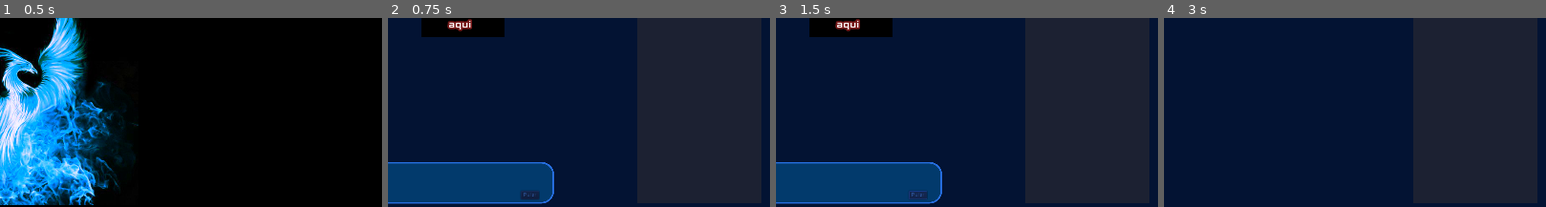
Above: before the commit, frames 1-4 (left to right).
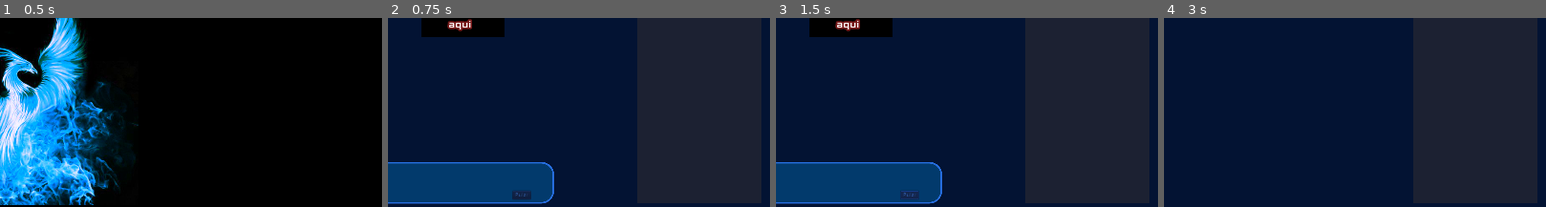
Above: after the commit, the same moments.

Repository: MateusdosAnjos/MAC0499
Game: Godot game, scene res://TelaInicial/TitleScreen.tscn
Same seed, same stepped clock (60 frames per second), same inputs: the game is played once before the commit and once after it.
Inputs:
- Up to frame 1 (0.5 s): no input
- Up to frame 2 (0.75 s): click "Novo Jogo" at 0.5 s
- Up to frame 3 (1.5 s): click "Pular" at 1.25 s
- Up to frame 4 (3 s): click "Tela Cheia" at 2 s; click "Nivel 1" at 2.75 s
The pictures show only the part of the screen within x 50-100%, y 28-78%; the shares and areas given below are measured in that part.

Frame 1 is identical in both runs. In frame 2, 0.2% of the frame differs, in the area x 32-40%, y 91-96%; in frame 3, 0.2%; in frame 4, nothing differs.

Commit message:
Adicionado tutorial esconde após o termino das mensagens

Diff:
--- a/Phoenix Rising/Tutorial/DialogBox.gd
+++ b/Phoenix Rising/Tutorial/DialogBox.gd
@@ -8,6 +8,9 @@
     "Agora adicionei algumas mensagens de teste.",
     ]
 var page = 0
+var maxPages = 2
+
+onready var SkipButton = get_parent().get_node("Skip")
 
 # Functions
 func _ready():
@@ -15,14 +18,20 @@
     set_bbcode(dialog[page])
     set_visible_characters(0)
 
+
 func _on_Timer_timeout():
     set_visible_characters(get_visible_characters()+1)
+    if page == maxPages and get_visible_characters() > get_total_character_count():
+        SkipButton.text = "Esconder"
 
 func _on_Skip_pressed():
-        if get_visible_characters() > get_total_character_count():
-            if page < dialog.size()-1:
-                page += 1
-                set_bbcode(dialog[page])
-                set_visible_characters(0)
+        if SkipButton.text == "Esconder":
+            get_parent().hide()
         else:
-            set_visible_characters(get_total_character_count())
+            if get_visible_characters() > get_total_character_count():
+                if page < dialog.size()-1:
+                    page += 1
+                    set_bbcode(dialog[page])
+                    set_visible_characters(0)
+            else:
+                set_visible_characters(get_total_character_count())
--- a/Phoenix Rising/Tutorial/DialogBox.tscn
+++ b/Phoenix Rising/Tutorial/DialogBox.tscn
@@ -35,9 +35,9 @@
 
 [node name="Skip" type="Button" parent="."]
 modulate = Color( 0.286275, 0.560784, 0.992157, 1 )
-margin_left = 720.0
+margin_left = 700.0
 margin_top = 70.0
-margin_right = 764.0
+margin_right = 744.0
 margin_bottom = 90.0
 text = "Pular"
 [connection signal="timeout" from="Timer" to="RichTextLabel" method="_on_Timer_timeout"]
--- a/Phoenix Rising/Tutorial/Tutorial.gd
+++ b/Phoenix Rising/Tutorial/Tutorial.gd
@@ -6,6 +6,5 @@
 func _on_FullScreen_pressed():
     OS.window_fullscreen = !OS.window_fullscreen
 
-
 func _on_Nivel_1_pressed():
     get_tree().change_scene("res://Nivel1/Nivel1.tscn")
Not shown: 1 places in Phoenix Rising/Tutorial/Tutorial.tscn that only renumber resources
